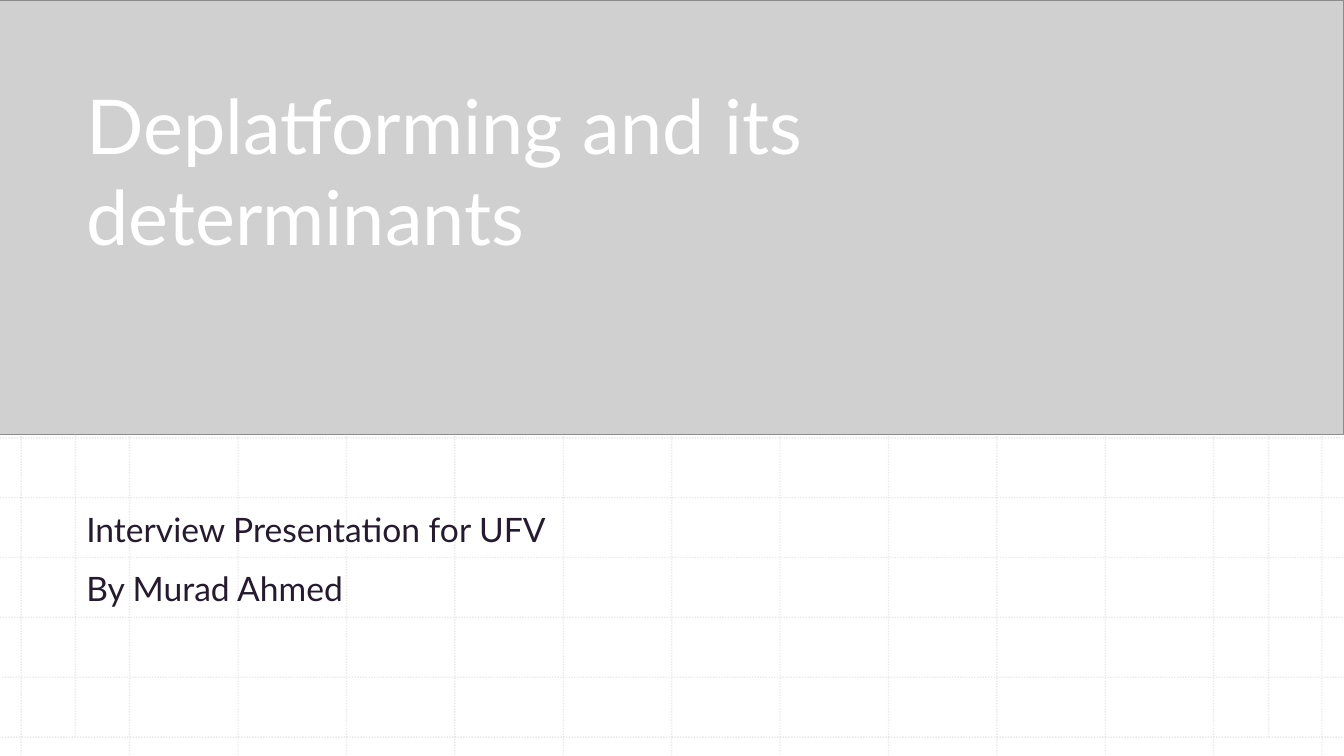
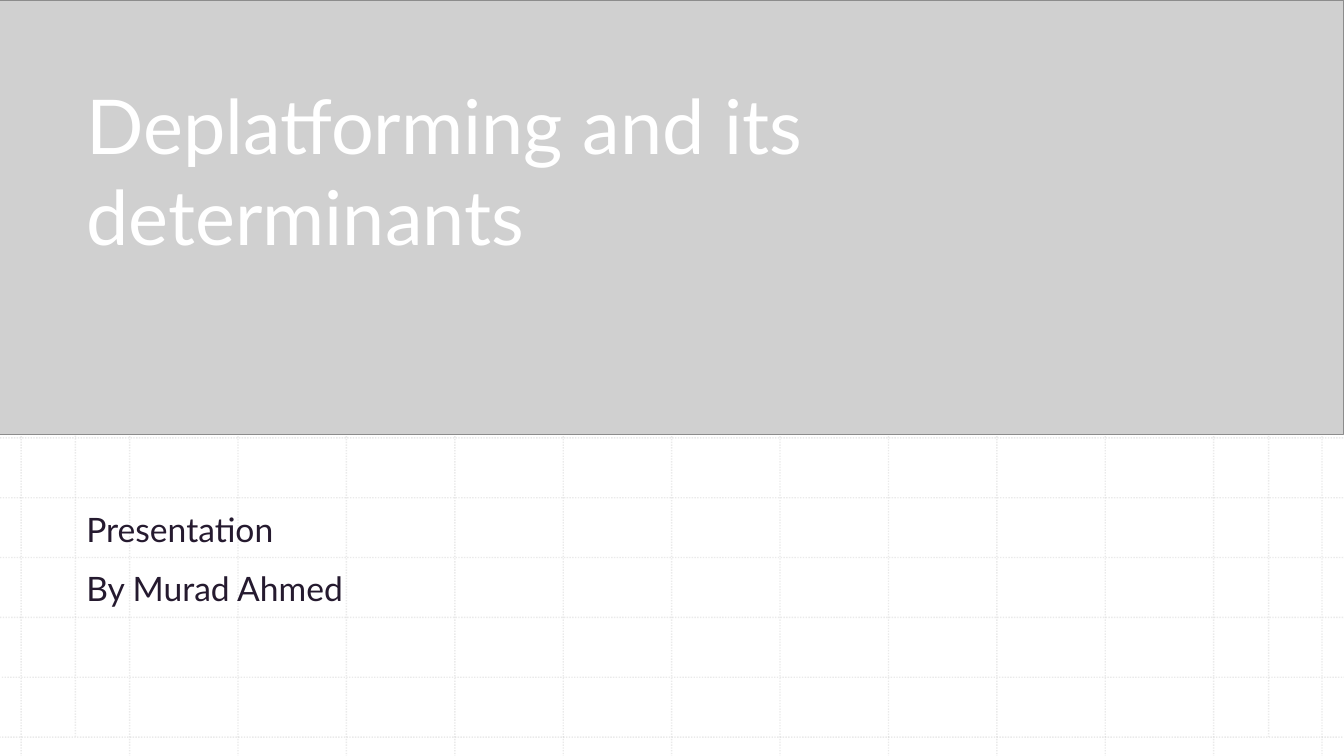
Before and after one commit to NeoMurad/murad96.github.io, a slide deck: slide 1 of Deplatforming Research/Deplatforming presentation.pptm. Drawn at 1344x756 pixels with LibreOffice and Linux fonts; fonts in the diff are those of the drawing; grey boxes stand for pictures. Boxes give left, top, right and bottom in pixels: in the first picture for what was removed or moved away, otherwise in the second. Text is boxed around its words. In the diff, an @@ line names an element or a change of style, - is before the commit and + after.

```diff
--- a/Deplatforming Research/Deplatforming presentation.pptm
+++ b/Deplatforming Research/Deplatforming presentation.pptm
@@ subtitle at (x1=86, y1=517, x2=273, y2=543): text changed @@
-Interview Presentation for UFV
+Presentation
```
